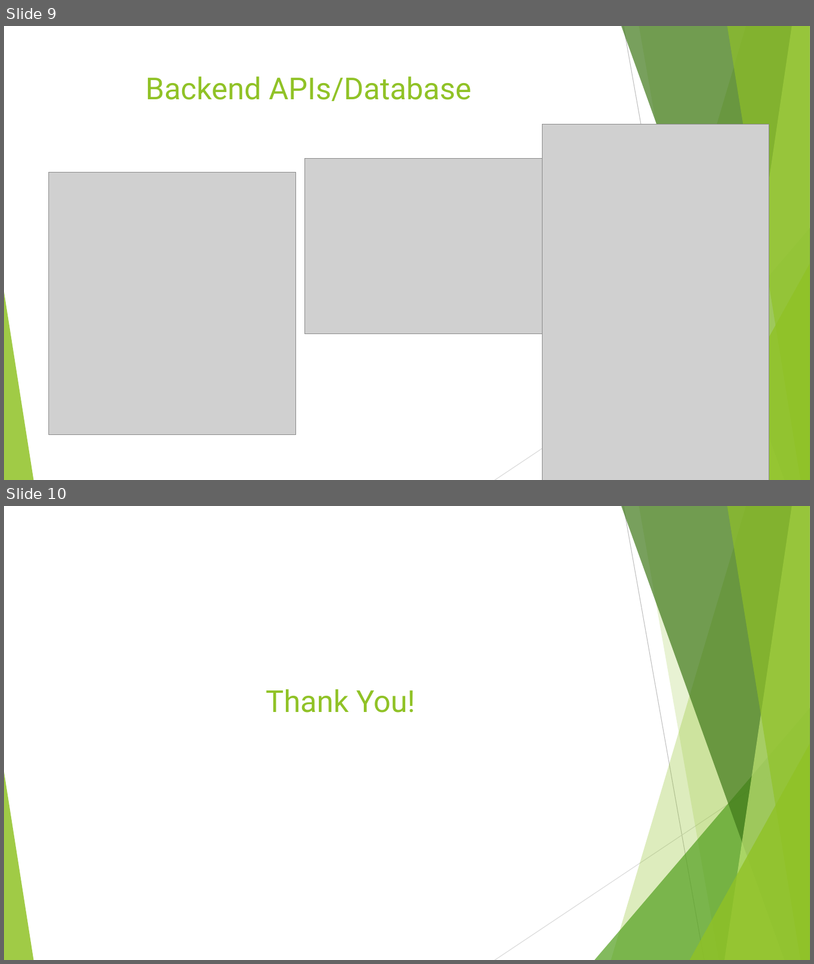
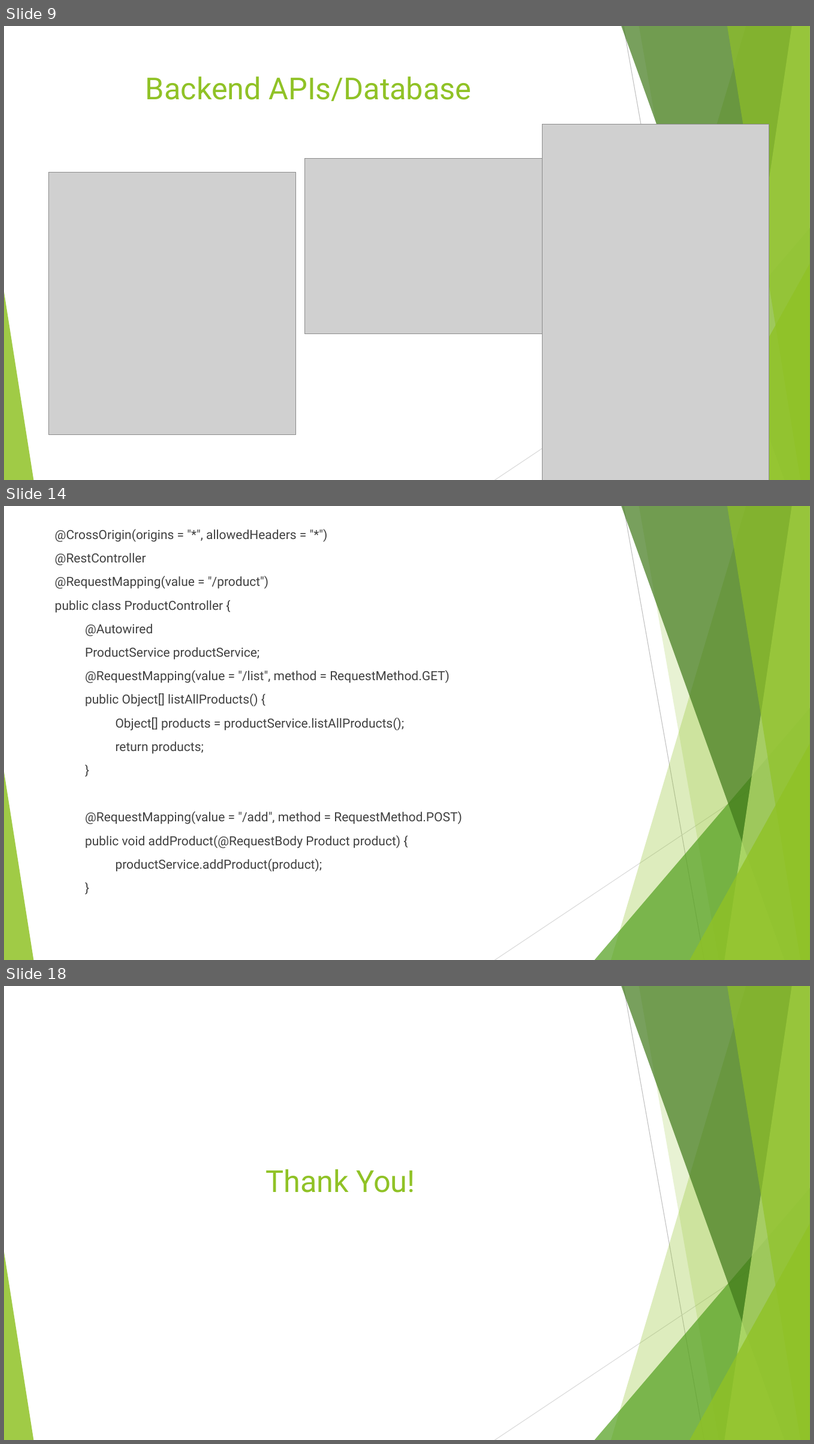
Before and after one commit to ksharish72/ShoppingCart_SpringMVC_React, a slide deck: ShoppingCartDocumentation.pptx. Shown one above the other, each under a label of ours: slides 9 and 10 before the commit, slides 9, 14 and 18 after it; the slides between them are not shown. The pictures are 814x964 and 814x1444 pixels, drawn with LibreOffice and Linux fonts; fonts in the diff are those of the drawing; grey boxes stand for pictures. Boxes give left, top, right and bottom in pixels: in the first picture for what was removed or moved away, otherwise in the second. Text is boxed around its words. In the diff, an @@ line names an element or a change of style, - is before the commit and + after.

```diff
--- a/ShoppingCartDocumentation.pptx
+++ b/ShoppingCartDocumentation.pptx
@@ slide 14 added at [4,506,810,960], background #FFFFFF; not listed: 10 template elements that a slide beside it also shows @@
@@ text added at [55,529,462,871], 15 pt, text #404040 @@
+@CrossOrigin(origins = "*", allowedHeaders = "*")
+@RestController
+@RequestMapping(value = "/product")
+public class ProductController {
+@Autowired
+ProductService productService;
+@RequestMapping(value = "/list", method = RequestMethod.GET)
+public Object[] listAllProducts() {
+Object[] products = productService.listAllProducts();
+return products;
+}
+@RequestMapping(value = "/add", method = RequestMethod.POST)
+public void addProduct(@RequestBody Product product) {
+productService.addProduct(product);
+}
@@ what was slide 10 is now slide 18 @@
```
Also in this commit, not shown: 1 slide changed, 7 other slides added, 9 other files.
